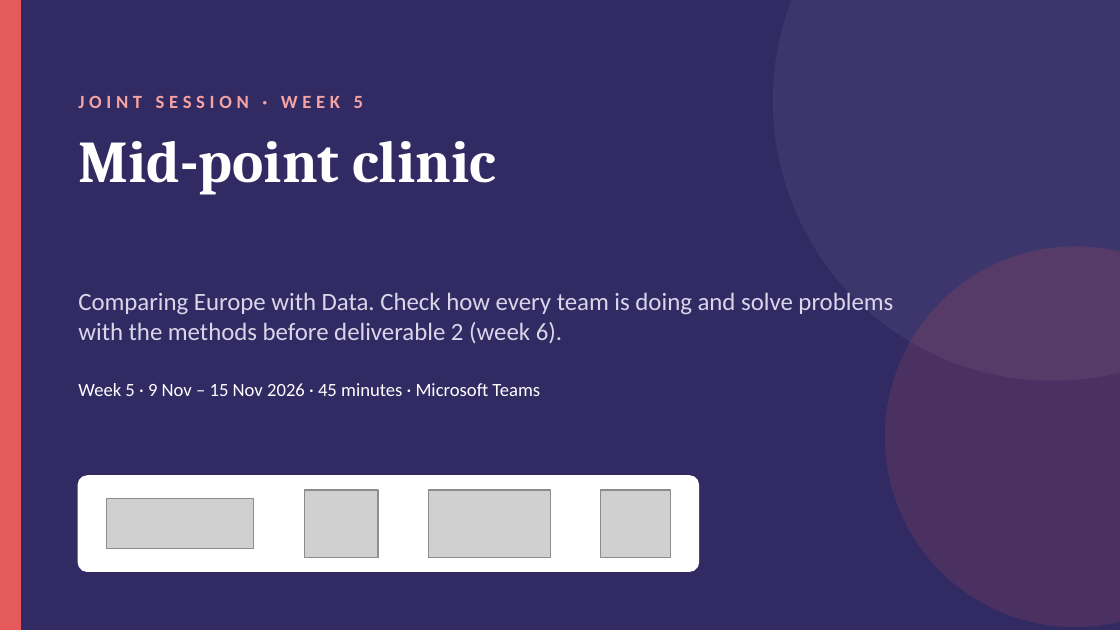
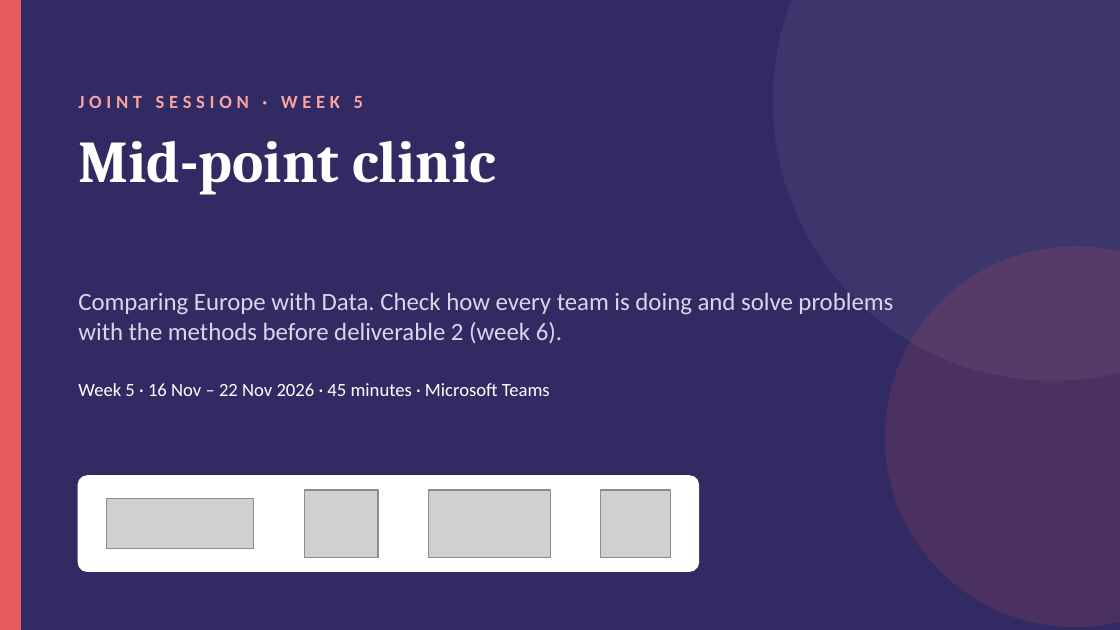
Before and after one commit to coil-europe/coil-europe.github.io, a slide deck: slide 1 of docs/slides/COIL_3_midpoint_clinic.pptx. Drawn at 1120x630 pixels with LibreOffice and Linux fonts; fonts in the diff are those of the drawing; grey boxes stand for pictures. Boxes give left, top, right and bottom in pixels: in the first picture for what was removed or moved away, otherwise in the second. Text is boxed around its words. In the diff, an @@ line names an element or a change of style, - is before the commit and + after.

```diff
--- a/docs/slides/COIL_3_midpoint_clinic.pptx
+++ b/docs/slides/COIL_3_midpoint_clinic.pptx
@@ text at (78,383,550,396): text changed @@
-Week 5 · 9 Nov – 15 Nov 2026 · 45 minutes · Microsoft Teams
+Week 5 · 16 Nov – 22 Nov 2026 · 45 minutes · Microsoft Teams
```
Also in this commit, not shown: 2 other slides changed, 14 other files.
